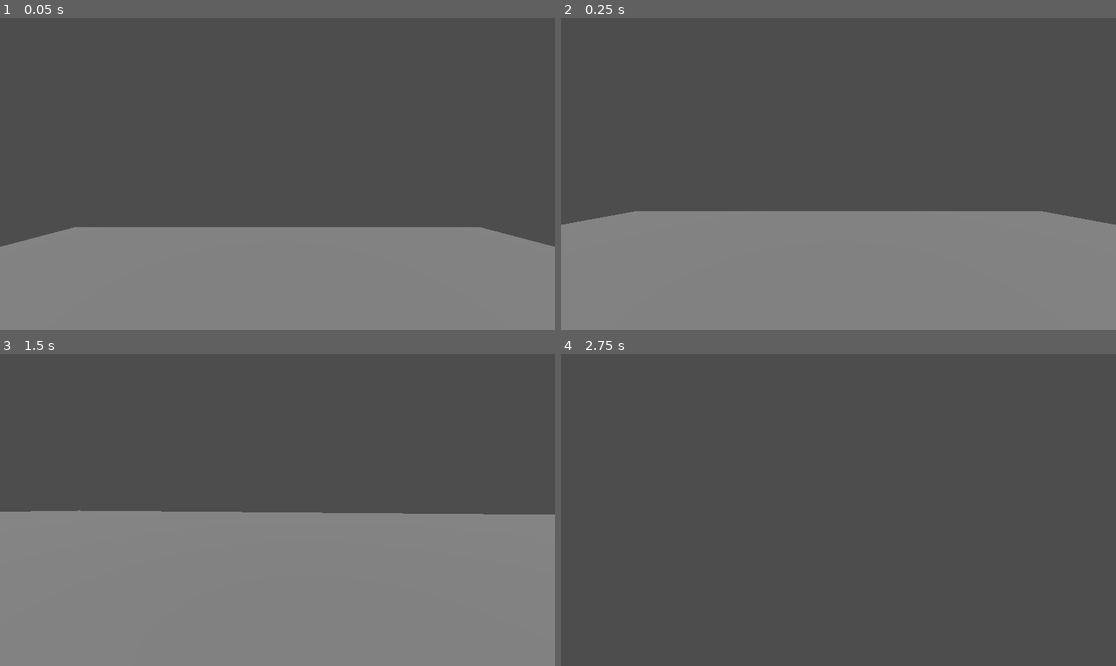
Above: before the commit, frames 1-4 (two rows, left to right).
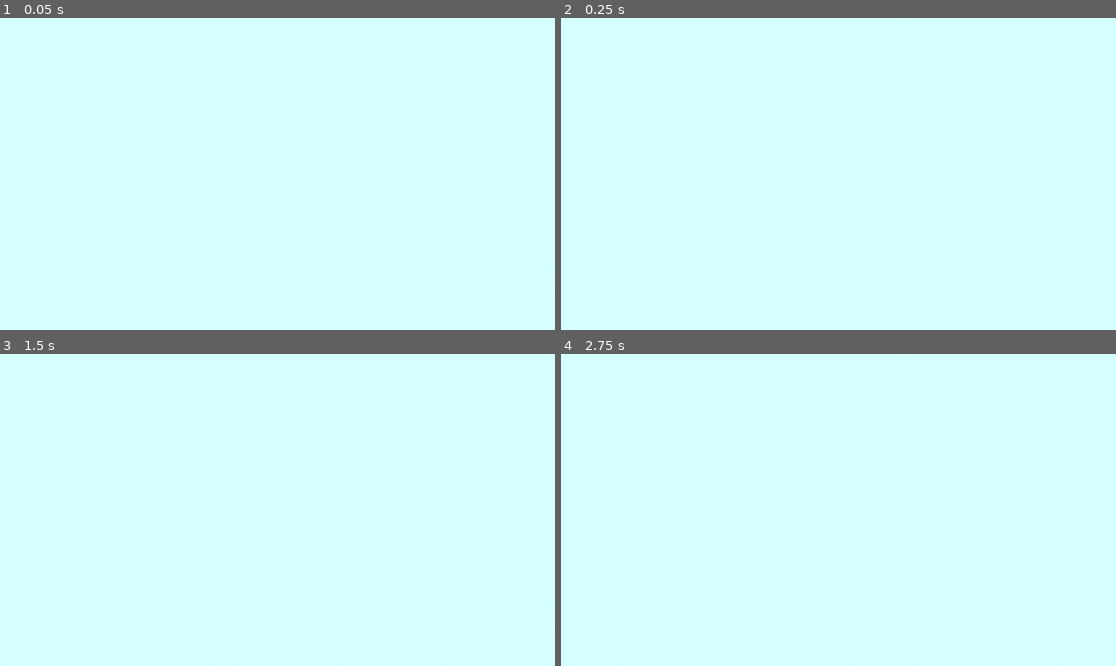
Above: after the commit, the same moments.

Repository: Jedwards14/ITGPMon0830
Game: Godot game, scene res://Jack/Jack_Test.tscn
Same seed, same stepped clock (60 frames per second), same inputs: the game is played once before the commit and once after it.
Inputs (mouse positions are in pixels of both pictures, inside the frame that each line leads up to):
- Up to frame 1 (0.05 s): no input
- Up to frame 2 (0.25 s): no input
- Up to frame 3 (1.5 s): tap Enter (ui_accept) at 0.5 s; move the mouse to (305, 510) at 0.52 s; hold Shift (RUN, bound only before the commit) 0.53-1.28 s; hold W (move_forward) from 0.53 s (still down); tap Space (jump, bound only after the commit) at 0.77, 0.8, 1.07, 1.35 s; tap R (respawn, bound only after the commit) at 1.25 s; move the mouse to (249, 510) at 1.27 s
- Up to frame 4 (2.75 s): keep holding W (move_forward); tap Space (jump, bound only after the commit) at 1.52, 1.82, 2.3 s; tap Shift (RUN, bound only before the commit) at 1.55 s; tap Enter (ui_accept) at 2 s; move the mouse to (849, 503) at 2.02 s; hold Shift (RUN, bound only before the commit) from 2.03 s (still down)

The runs differ from the first frame. In frame 1, 100% of the frame differs, in the area x 0-100%, y 0-100%; in frame 2, 100%; in frame 3, 100%; in frame 4, 100%.

Commit message:
Jump and Run
Added ability to jump and run, changed environment to template

Diff:
--- a/intro-to-game-production/Jack/Jack_Test.tscn
+++ b/intro-to-game-production/Jack/Jack_Test.tscn
@@ -1,33 +1,68 @@
-[gd_scene load_steps=5 format=3 uid="uid://dlc7opmfn2u3e"]
+[gd_scene load_steps=11 format=3 uid="uid://dlc7opmfn2u3e"]
 
 [ext_resource type="Script" uid="uid://clfhhb2ier5im" path="res://Jack/character_body_3d.gd" id="1_bn5s4"]
-
-[sub_resource type="BoxShape3D" id="BoxShape3D_0l5pj"]
-size = Vector3(60, 2, 60)
-
-[sub_resource type="BoxMesh" id="BoxMesh_bn5s4"]
-size = Vector3(60, 2, 60)
+[ext_resource type="PackedScene" uid="uid://ck3weatx4ste5" path="res://Template/static_body_3d.tscn" id="2_6gbj8"]
 
 [sub_resource type="SphereShape3D" id="SphereShape3D_bn5s4"]
 
+[sub_resource type="ProceduralSkyMaterial" id="ProceduralSkyMaterial_u26u6"]
+sky_top_color = Color(0.0745098, 0.486275, 0.658824, 1)
+sky_curve = 0.0699775
+ground_bottom_color = Color(0.180392, 0.67451, 0.937255, 1)
+ground_horizon_color = Color(1, 1, 1, 1)
+ground_curve = 0.0263903
+ground_energy_multiplier = 1.79
+sun_angle_max = 0.0
+sun_curve = 31.1904
+
+[sub_resource type="Sky" id="Sky_xac0c"]
+sky_material = SubResource("ProceduralSkyMaterial_u26u6")
+
+[sub_resource type="Environment" id="Environment_7v7xg"]
+background_mode = 2
+background_color = Color(1, 1, 1, 1)
+background_energy_multiplier = 3.87
+sky = SubResource("Sky_xac0c")
+ambient_light_source = 3
+ambient_light_color = Color(1, 1, 1, 1)
+ssr_enabled = true
+ssao_enabled = true
+ssao_radius = 1.32
+ssil_enabled = true
+ssil_radius = 8.37
+sdfgi_enabled = true
+sdfgi_use_occlusion = true
+sdfgi_cascades = 8
+sdfgi_energy = 0.15
+glow_enabled = true
+glow_normalized = true
+glow_intensity = 1.98
+glow_bloom = 0.39
+fog_enabled = true
+fog_light_color = Color(0.298039, 0.552941, 0.701961, 1)
+fog_light_energy = 3.06
+fog_sun_scatter = 1.0
+fog_density = 0.001
+
+[sub_resource type="BoxShape3D" id="BoxShape3D_n5vh6"]
+size = Vector3(48.2826, 1, 72.301)
+
+[sub_resource type="StandardMaterial3D" id="StandardMaterial3D_8ov76"]
+albedo_color = Color(0.690196, 0.00784314, 0.0980392, 1)
+roughness = 0.0
+
+[sub_resource type="BoxMesh" id="BoxMesh_vsncy"]
+
+[sub_resource type="BoxShape3D" id="BoxShape3D_xw5sx"]
+
 [node name="Node3D" type="Node3D"]
-
-[node name="Floor" type="StaticBody3D" parent="."]
-transform = Transform3D(1, 0, 0, 0, 1, 0, 0, 0, 1, 0, -8, 0)
-
-[node name="CollisionShape3D" type="CollisionShape3D" parent="Floor"]
-transform = Transform3D(1, 0, 0, 0, 1, 0, 0, 0, 1, 0, -1, 0)
-shape = SubResource("BoxShape3D_0l5pj")
-
-[node name="MeshInstance3D" type="MeshInstance3D" parent="Floor"]
-transform = Transform3D(1, 0, 0, 0, 1, 0, 0, 0, 1, 0, -1, 0)
-mesh = SubResource("BoxMesh_bn5s4")
 
 [node name="DirectionalLight3D" type="DirectionalLight3D" parent="."]
 transform = Transform3D(1, 0, 0, 0, 0.644538, 0.764573, 0, -0.764573, 0.644538, 0.0832367, 10.1473, 0.306038)
 shadow_enabled = true
 
 [node name="Player" type="CharacterBody3D" parent="."]
+transform = Transform3D(1, 0, 0, 0, 1, 0, 0, 0, 1, 0.5, -3.5, 10)
 script = ExtResource("1_bn5s4")
 
 [node name="Camera" type="Camera3D" parent="Player"]
@@ -36,3 +71,65 @@
 
 [node name="CollisionShape3D" type="CollisionShape3D" parent="Player"]
 shape = SubResource("SphereShape3D_bn5s4")
+
+[node name="ground" parent="." instance=ExtResource("2_6gbj8")]
+transform = Transform3D(0.340957, 0, 0, 0, 6.72869, -0.0126542, 0, 0.0896072, 0.950214, 1.11835, -4.15891, 8.62486)
+
+[node name="wall" parent="." instance=ExtResource("2_6gbj8")]
+transform = Transform3D(-9.61721e-09, -28.6191, 0, 0.219995, -1.25086e-06, -0.0134407, 0.0030719, -1.74664e-08, 0.962554, 7.625, 0.66939, 8.62519)
+
+[node name="wall2" parent="." instance=ExtResource("2_6gbj8")]
+transform = Transform3D(-9.61721e-09, -28.6191, 0, 0.219995, -1.25086e-06, -0.0134407, 0.0030719, -1.74664e-08, 0.962554, -5.72662, 0.66939, 8.62519)
+
+[node name="wall3" parent="." instance=ExtResource("2_6gbj8")]
+transform = Transform3D(0.00291316, 1.23352e-06, 0.922454, 0.208626, -1.25086e-06, -0.0128807, 8.99288e-09, 28.6191, -4.03218e-08, 0.303371, 0.414102, 3.8034)
+
+[node name="roof" parent="." instance=ExtResource("2_6gbj8")]
+transform = Transform3D(0.303583, 0, 0, 0, 18.0417, 0, 0, 0, 0.936042, 0.467865, 5.0464, 8.85962)
+
+[node name="WorldEnvironment" type="WorldEnvironment" parent="."]
+environment = SubResource("Environment_7v7xg")
+
+[node name="DirectionalLight3D2" type="DirectionalLight3D" parent="."]
+transform = Transform3D(1, 0, 0, 0, 0.906617, 0.421954, 0, -0.421954, 0.906617, -0.482311, 3.79714, 7.65122)
+light_energy = 1.049
+light_indirect_energy = 13.253
+light_volumetric_fog_energy = 11.819
+light_angular_distance = 25.9
+shadow_enabled = true
+shadow_bias = 5.035
+shadow_normal_bias = 0.975
+shadow_transmittance_bias = -16.0
+shadow_opacity = 0.9
+shadow_blur = 0.0
+
+[node name="respawn collision" type="Area3D" parent="."]
+transform = Transform3D(-0.999957, -2.9975e-05, 0.00928442, 0, 0.999995, 0.00322851, -0.00928447, 0.00322837, -0.999952, 0.0372552, 3.18482, 3.69186)
+
+[node name="CollisionShape3D" type="CollisionShape3D" parent="respawn collision"]
+transform = Transform3D(10.5247, 1.27329e-11, -3.72529e-09, 2.91038e-11, 0.988295, 5.58794e-09, 2.23517e-08, -2.32831e-09, 4.30843, -2.98023e-08, -14.4009, -4.76837e-07)
+shape = SubResource("BoxShape3D_n5vh6")
+
+[node name="column" type="StaticBody3D" parent="."]
+transform = Transform3D(-1.62691, 0, -1.48395e-07, 0, 12.8697, 0, 1.42229e-07, 0, -1.69744, 4.30778, -2.02355, 10.5375)
+
+[node name="MeshInstance3D2" type="MeshInstance3D" parent="column"]
+transform = Transform3D(1, 0, 2.13163e-14, 0, 0.608838, 0, 3.55271e-14, 0, 1, 0, 0.127707, 0)
+material_override = SubResource("StandardMaterial3D_8ov76")
+mesh = SubResource("BoxMesh_vsncy")
+skeleton = NodePath("")
+
+[node name="CollisionShape3D" type="CollisionShape3D" parent="column"]
+shape = SubResource("BoxShape3D_xw5sx")
+
+[node name="column2" type="StaticBody3D" parent="."]
+transform = Transform3D(-1.62691, 0, -1.48395e-07, 0, 12.8697, 0, 1.42229e-07, 0, -1.69744, -3.05623, -2.02355, 10.5375)
+
+[node name="MeshInstance3D2" type="MeshInstance3D" parent="column2"]
+transform = Transform3D(1, 0, 2.13163e-14, 0, 0.608838, 0, 3.55271e-14, 0, 1, 0, 0.127707, 0)
+material_override = SubResource("StandardMaterial3D_8ov76")
+mesh = SubResource("BoxMesh_vsncy")
+skeleton = NodePath("")
+
+[node name="CollisionShape3D" type="CollisionShape3D" parent="column2"]
+shape = SubResource("BoxShape3D_xw5sx")
--- a/intro-to-game-production/Jack/character_body_3d.gd
+++ b/intro-to-game-production/Jack/character_body_3d.gd
@@ -1,10 +1,10 @@
 extends CharacterBody3D
 # How fast the player moves in meters per second.
-@export var speed = 14
+@export var speed = 2
 # The downward acceleration when in the air, in meters per second squared.
-@export var fall_acceleration = 75
-@export var sensivity = 0.3
-
+@export var fall_acceleration = 50
+@export var sensivity = 0.1
+@export var jump_impulse = 15
 var target_velocity = Vector3.ZERO
 
 func _ready():
@@ -28,6 +28,17 @@
 	if Input.is_action_pressed("move_forward"):
 		direction -= transform.basis.z
 
+	if Input.is_action_pressed("respawn"):
+		position = Vector3(0.5,-3.5,10)
+
+	if Input.is_action_just_pressed("run"):
+		speed += 2
+	if Input.is_action_just_released("run"):
+		speed -= 2
+
+	if is_on_floor() and Input.is_action_just_pressed("jump"):
+		target_velocity.y = jump_impulse
+
 	if direction != Vector3.ZERO:
 		direction = direction.normalized()
 		$Pivot.basis = Basis.looking_at(direction)
--- a/intro-to-game-production/project.godot
+++ b/intro-to-game-production/project.godot
@@ -61,7 +61,7 @@
 , Object(InputEventKey,"resource_local_to_scene":false,"resource_name":"","device":-1,"window_id":0,"alt_pressed":false …(183 unchanged characters)…
 ]
 }
-RUN={
+run={
 "deadzone": 0.5,
 "events": [Object(InputEventKey,"resource_local_to_scene":false,"resource_name":"","device":-1,"window_id":0,"alt_press …(195 unchanged characters)…
 ]
@@ -88,6 +88,16 @@
 "deadzone": 0.2,
 "events": [Object(InputEventKey,"resource_local_to_scene":false,"resource_name":"","device":-1,"window_id":0,"alt_press …(192 unchanged characters)…
 , Object(InputEventKey,"resource_local_to_scene":false,"resource_name":"","device":-1,"window_id":0,"alt_pressed":false …(186 unchanged characters)…
+]
+}
+jump={
+"deadzone": 0.2,
+"events": [Object(InputEventKey,"resource_local_to_scene":false,"resource_name":"","device":-1,"window_id":0,"alt_pressed":false,"shift_pressed":false,"ctrl_pressed":false,"meta_pressed":false,"pressed":false,"keycode":0,"physical_keycode":32,"key_label":0,"unicode":32,"location":0,"echo":false,"script":null)
+]
+}
+respawn={
+"deadzone": 0.2,
+"events": [Object(InputEventKey,"resource_local_to_scene":false,"resource_name":"","device":-1,"window_id":0,"alt_pressed":false,"shift_pressed":false,"ctrl_pressed":false,"meta_pressed":false,"pressed":false,"keycode":0,"physical_keycode":82,"key_label":0,"unicode":114,"location":0,"echo":false,"script":null)
 ]
 }
 
Not shown: 1 places in intro-to-game-production/Template/node_3d.tscn that only renumber resources
